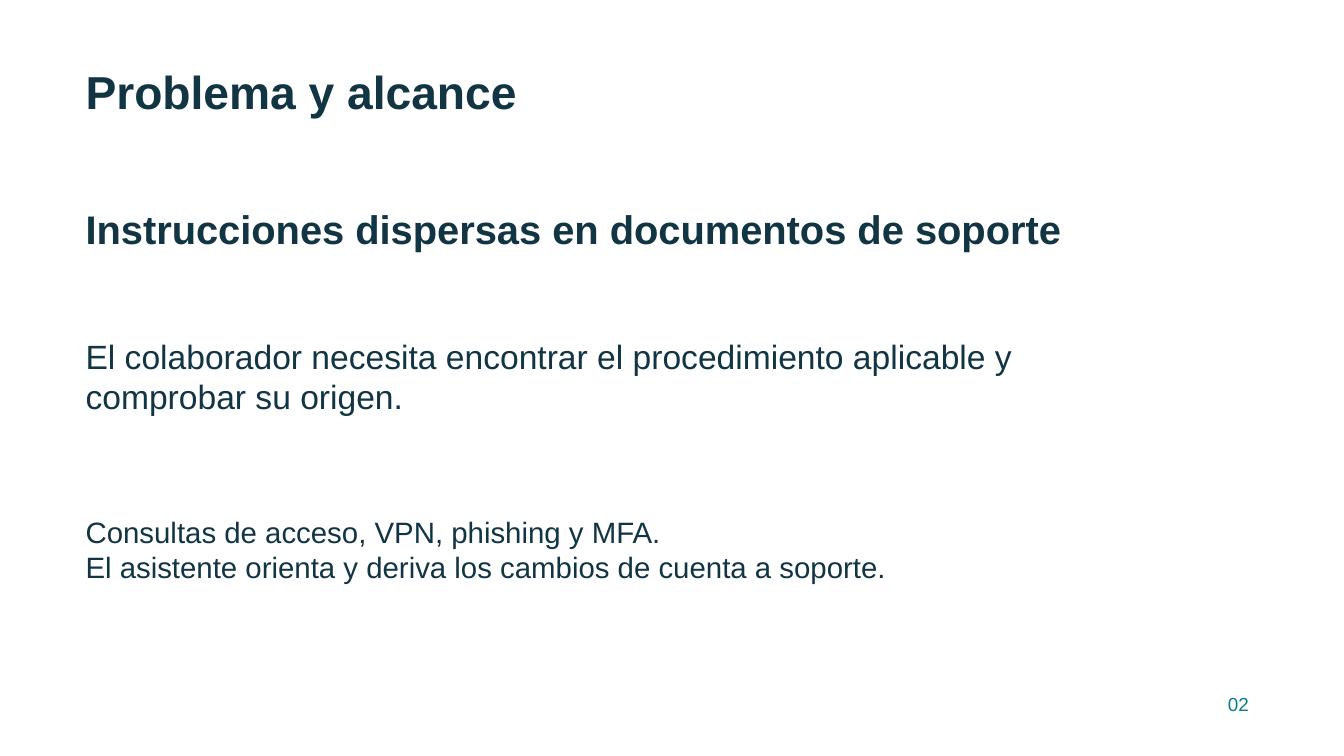
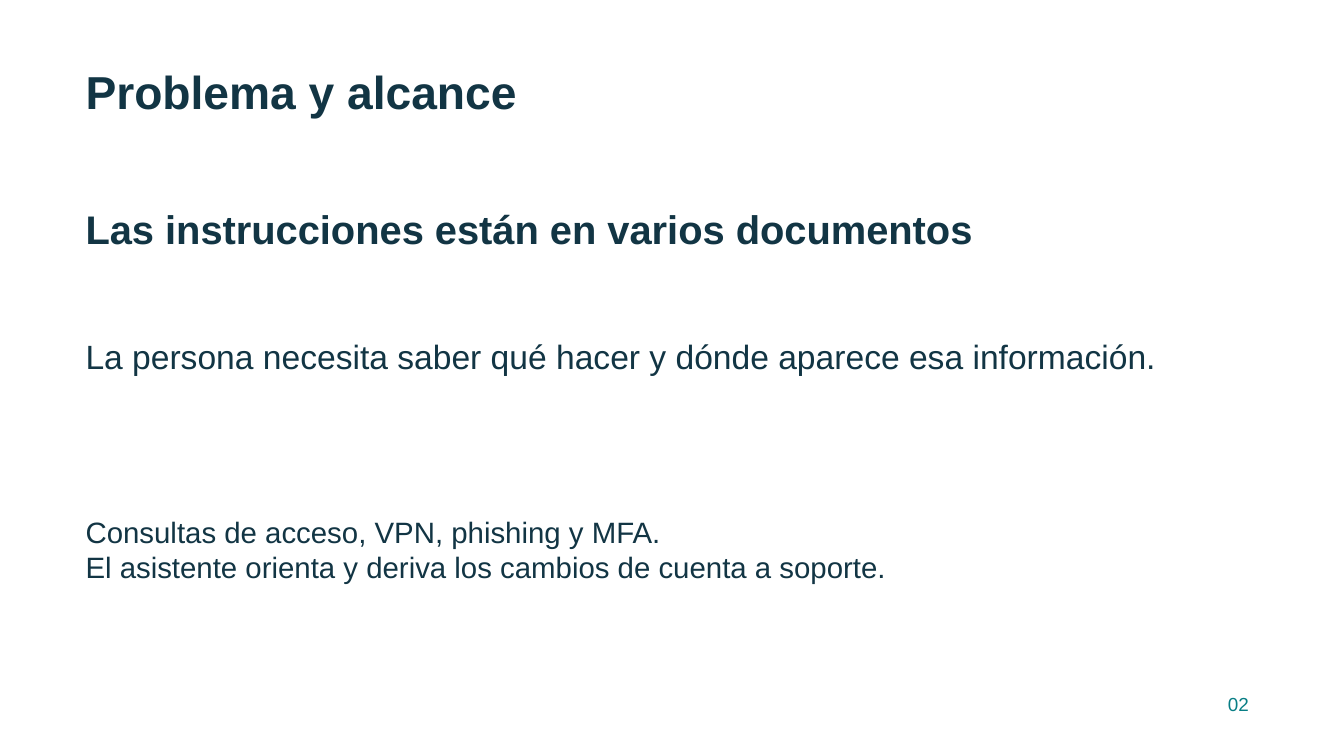
Before and after one commit to Danipez/Nexo-Soporte, a slide deck: slide 2 of entregables/presentacion.pptx. Drawn at 1344x756 pixels with LibreOffice and Linux fonts; fonts in the diff are those of the drawing. Boxes give left, top, right and bottom in pixels: in the first picture for what was removed or moved away, otherwise in the second. Text is boxed around its words. In the diff, an @@ line names an element or a change of style, - is before the commit and + after.

```diff
--- a/entregables/presentacion.pptx
+++ b/entregables/presentacion.pptx
@@ text at (x1=86, y1=214, x2=973, y2=245): text changed @@
-Instrucciones dispersas en documentos de soporte
+Las instrucciones están en varios documentos
@@ text at (x1=86, y1=344, x2=1156, y2=376): text changed @@
-El colaborador necesita encontrar el procedimiento aplicable y comprobar su origen.
+La persona necesita saber qué hacer y dónde aparece esa información.
```
Also in this commit, not shown: 6 other slides changed, 24 other files.
